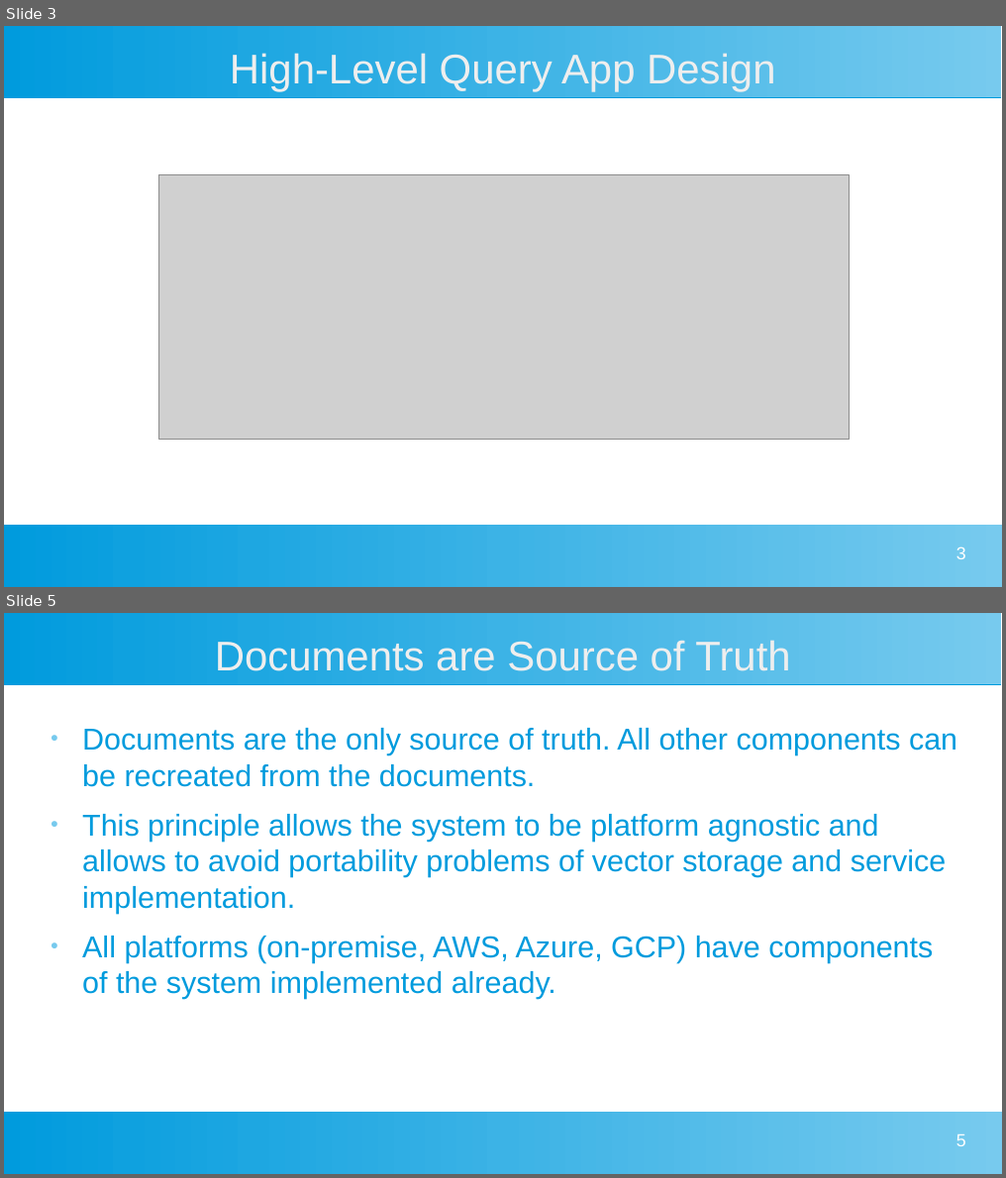
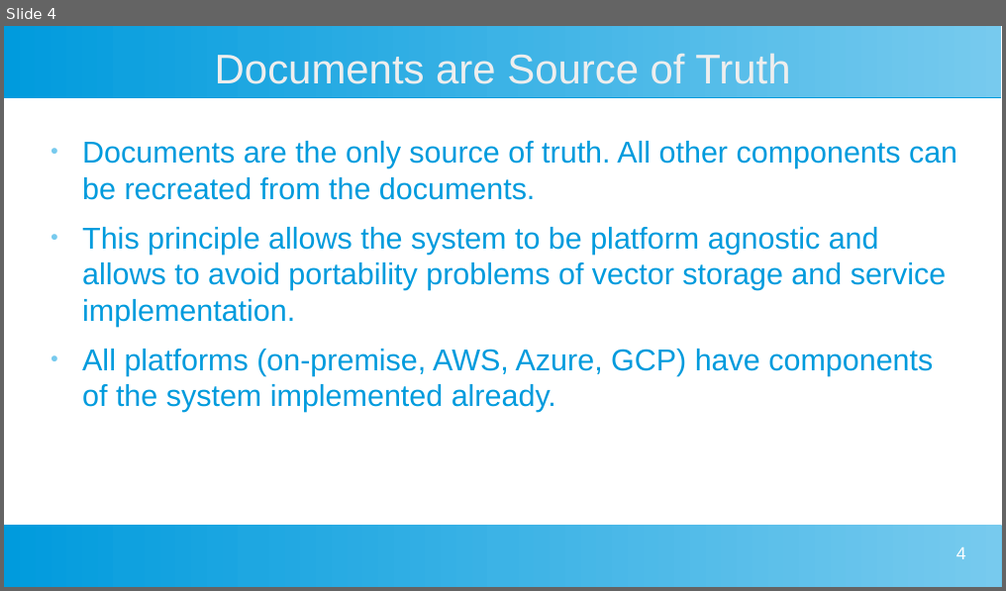
Before and after one commit to DarlowieTechnology/a_bridge_too_far, a slide deck: webapp/indexer/Indexer Architecture.pptx. Shown one above the other, each under a label of ours: slides 3 and 5 before the commit, slide 4 after it; the slides between them are not shown. The pictures are 1006x1178 and 1006x591 pixels, drawn with LibreOffice and Linux fonts; fonts in the diff are those of the drawing; grey boxes stand for pictures. Boxes give left, top, right and bottom in pixels: in the first picture for what was removed or moved away, otherwise in the second. Text is boxed around its words. In the diff, an @@ line names an element or a change of style, - is before the commit and + after.

Commit message:
query app bm25s

```diff
--- a/webapp/indexer/Indexer Architecture.pptx
+++ b/webapp/indexer/Indexer Architecture.pptx
@@ slide 3 removed at (x1=4, y1=26, x2=1002, y2=587), background #FFFFFF; not listed: 2 template elements that a slide beside it also shows @@
@@ title removed at (x1=230, y1=53, x2=775, y2=92) @@
-High-Level Query App Design
@@ picture removed at (x1=158, y1=175, x2=849, y2=440) @@
@@ page number removed at (x1=956, y1=547, x2=966, y2=560) @@
-3
@@ what was slide 5 is now slide 4 @@
@@ page number at (x1=956, y1=548, x2=966, y2=560): text changed @@
-5
+4
```
Also in this commit, not shown: 1 slide changed, 2 slides added, 4 other slides removed, 18 other files.
